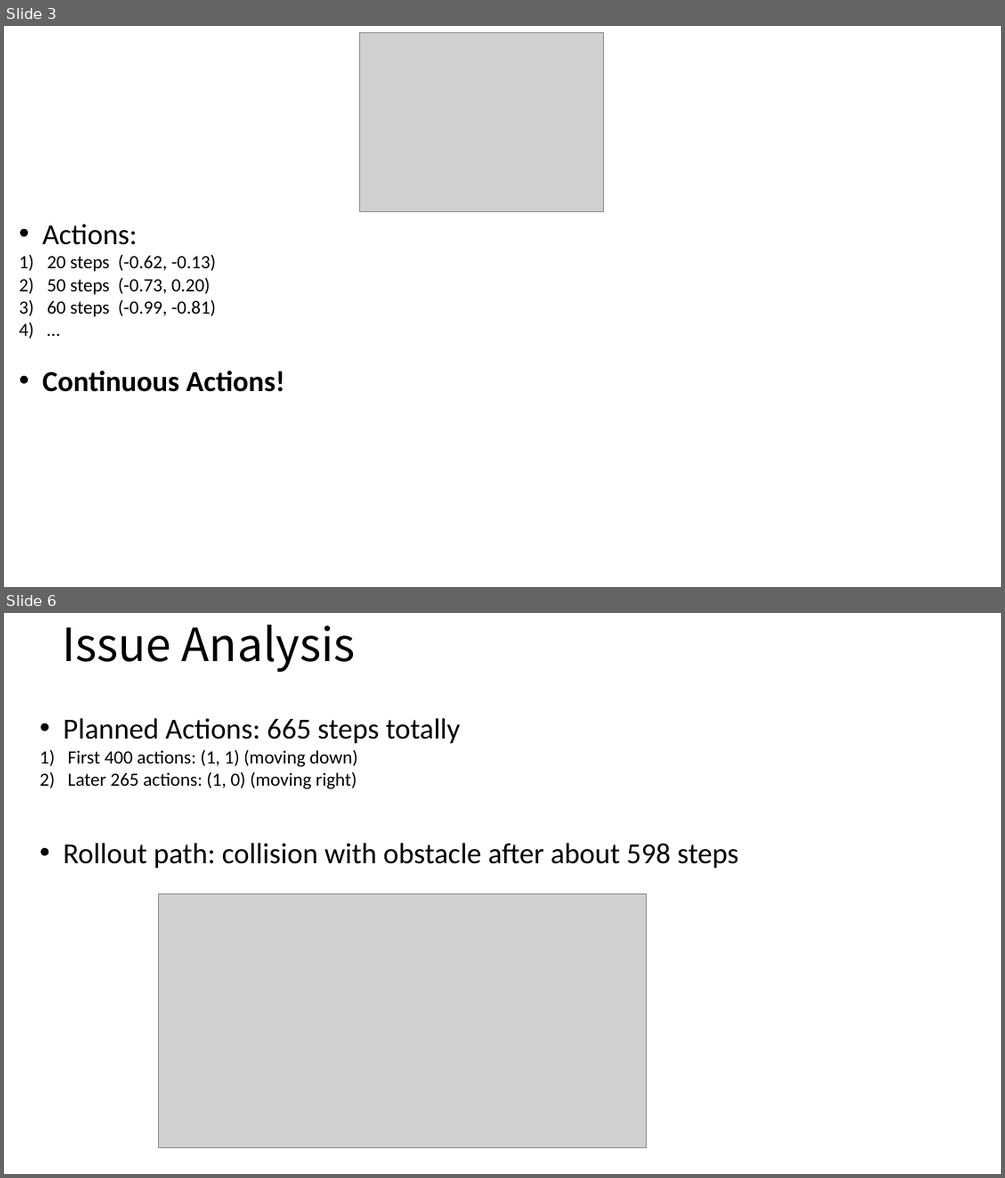
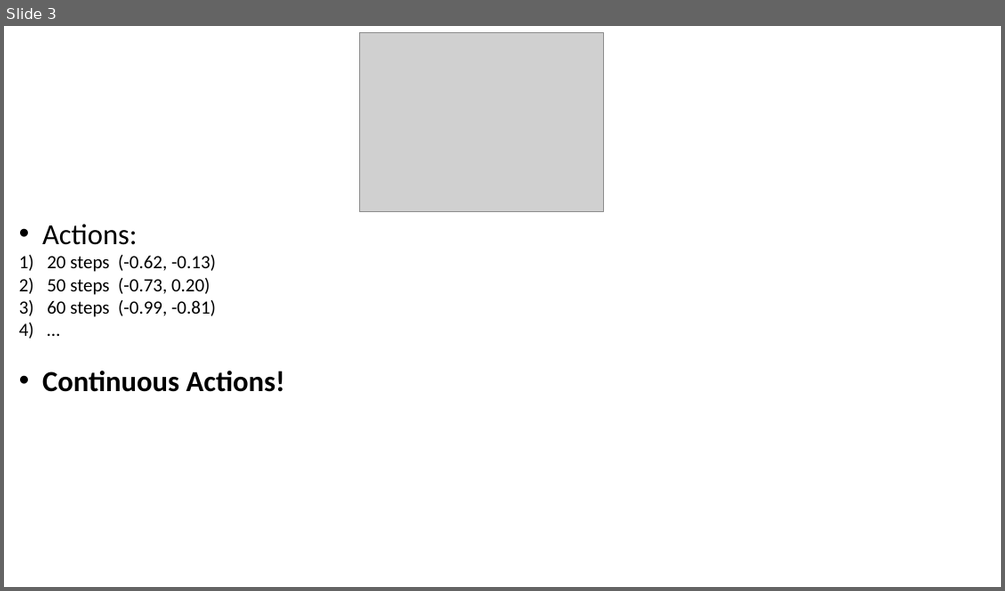
Before and after one commit to ShuoZ9379/t42_hand, a slide deck: zs_sim_robot/meeting_7/meeting_7.pptx. Shown one above the other, each under a label of ours: slides 3 and 6 before the commit, slide 3 after it; the slides between them are not shown. The pictures are 1005x1178 and 1005x591 pixels, drawn with LibreOffice and Linux fonts; fonts in the diff are those of the drawing; grey boxes stand for pictures. Boxes give left, top, right and bottom in pixels: in the first picture for what was removed or moved away, otherwise in the second. Text is boxed around its words. In the diff, an @@ line names an element or a change of style, - is before the commit and + after.

Commit message:
after m7

```diff
--- a/zs_sim_robot/meeting_7/meeting_7.pptx
+++ b/zs_sim_robot/meeting_7/meeting_7.pptx
@@ slide 6 removed at (4,613,1001,1174), background #FFFFFF @@
@@ title removed at (62,625,356,672) @@
-Issue Analysis
@@ text removed at (63,718,738,868) @@
-• Planned Actions: 665 steps totally
-1) First 400 actions: (1, 1) (moving down)
-2) Later 265 actions: (1, 0) (moving right)
-• Rollout path: collision with obstacle after about 598 steps
@@ picture removed at (159,893,647,1148) @@
```
Also in this commit, not shown: 2 slides changed, 2 other slides removed, 23 other files.
